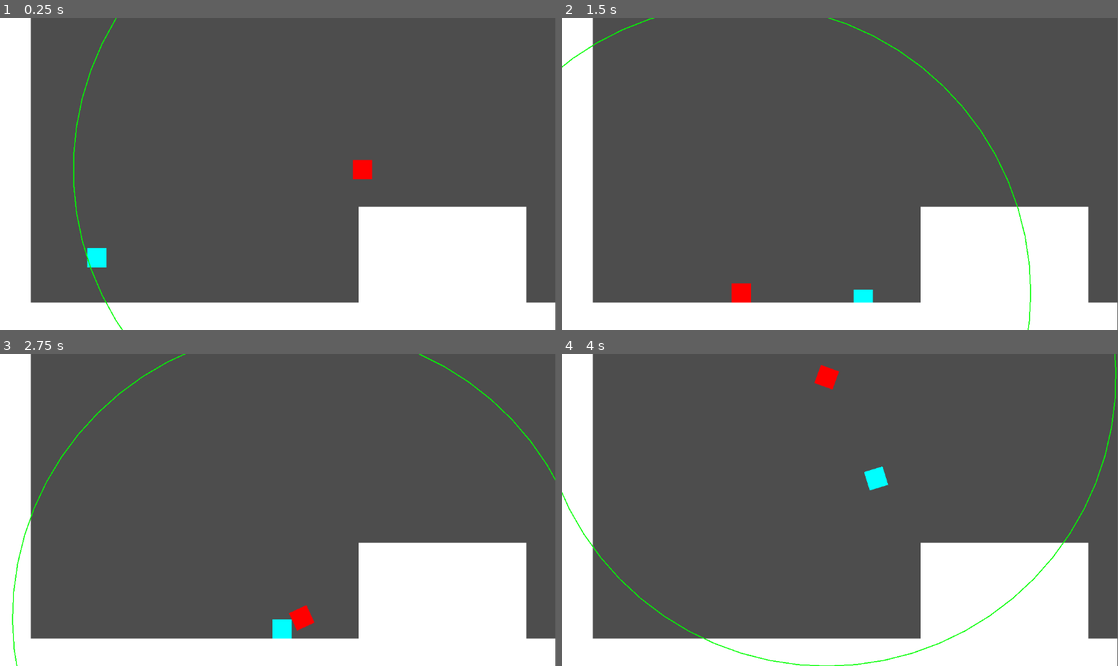
Above: before the commit, frames 1-4 (two rows, left to right).
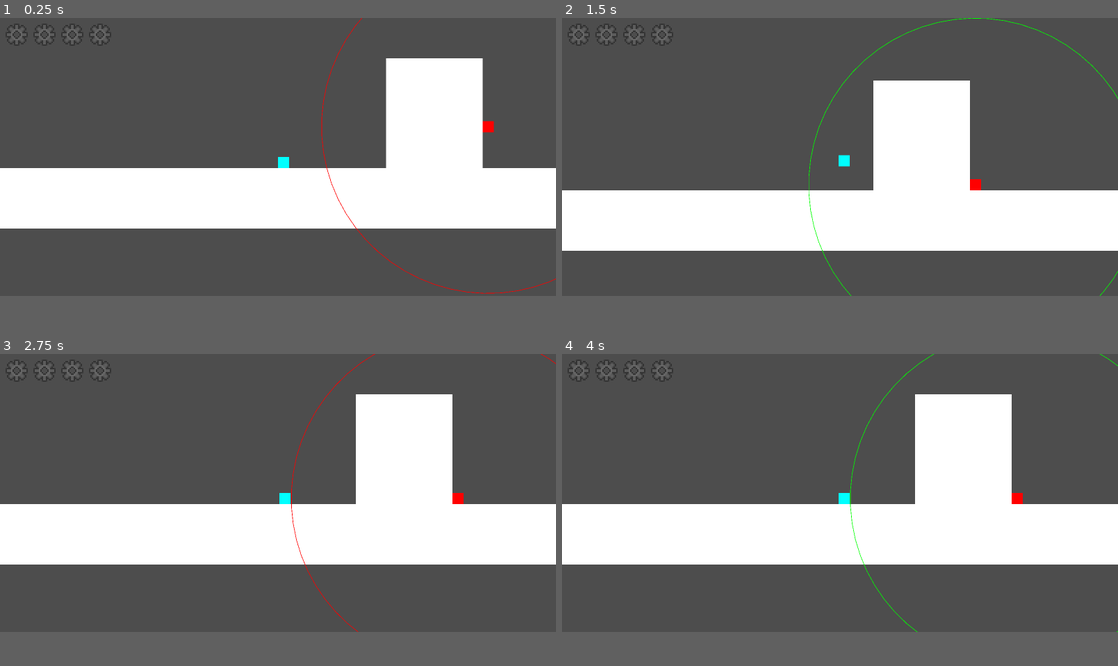
Above: after the commit, the same moments.

Repository: jamjammers/ShibaGodotProjects
Game: Godot game, scene res://mainScene.tscn
Two runs of this game, one before a commit and one after it. Both use one fixed random seed, a clock stepped at 60 frames per second and the inputs below.
Inputs:
- Up to frame 1 (0.25 s): no input
- Up to frame 2 (1.5 s): tap Enter at 0.5 s; hold D (moveRight) 0.53-1.28 s; hold Space (jump) 0.53-1.28 s; tap Shift (dash, bound only after the commit) at 0.6 s; hold A (moveLeft) from 1.28 s (still down); tap Space (jump) at 1.35 s
- Up to frame 3 (2.75 s): tap Space (jump) at 1.52, 1.82 s; tap Shift (dash, bound only after the commit) at 1.55, 2.1 s; release A (moveLeft) at 2.03 s; hold D (moveRight) from 2.03 s (still down); hold Space (jump) from 2.03 s (still down)
- Up to frame 4 (4 s): release Space (jump) at 2.78 s; tap Shift (dash, bound only after the commit) at 2.85 s; tap Space (jump) at 3.02, 3.32 s; release D (moveRight) at 3.53 s; hold A (moveLeft) from 3.53 s (still down); hold Space (jump) from 3.53 s (still down)
In our replay, the window is 799x449 before the commit and 800x400 after it. These sizes can differ from the game's own. Grey fills any space a smaller window leaves; there, only what the larger window draws over its background counts as a difference.

The runs differ from the first frame. In frame 1, 35% of the frame differs, in the area x 0-100%, y 0-100%; in frame 2, 31%; in frame 3, 36%; in frame 4, 36%.

Commit message:
asdf

Diff:
--- a/yeaidk/Test.tscn
+++ /dev/null
@@ -1,10 +0,0 @@
-[gd_scene load_steps=2 format=3 uid="uid://dnnka5th1gldj"]
-
-[ext_resource type="Texture2D" uid="uid://ocqr4kaowgws" path="res://icon.svg" id="1_mtyf4"]
-
-[node name="Node2D" type="Node2D"]
-
-[node name="Sprite2D" type="Sprite2D" parent="."]
-texture = ExtResource("1_mtyf4")
-
-[node name="Node2D" type="Node2D" parent="."]
--- a/yeaidk/assetScenes/enemy.tscn
+++ /dev/null
@@ -1,34 +0,0 @@
-[gd_scene load_steps=4 format=3 uid="uid://ds7n8vkl416e3"]
-
-[ext_resource type="Script" uid="uid://cctdjmtraamx5" path="res://scripts/enemy.gd" id="1_vbccy"]
-
-[sub_resource type="RectangleShape2D" id="RectangleShape2D_7xaro"]
-size = Vector2(40, 40)
-
-[sub_resource type="CircleShape2D" id="CircleShape2D_vbccy"]
-radius = 600.0
-
-[node name="basicEnemy" type="RigidBody2D"]
-physics_interpolation_mode = 1
-collision_layer = 2
-continuous_cd = 2
-script = ExtResource("1_vbccy")
-
-[node name="ColorRect" type="ColorRect" parent="."]
-offset_left = -20.0
-offset_top = -20.0
-offset_right = 20.0
-offset_bottom = 20.0
-color = Color(1, 0, 0, 1)
-
-[node name="physicalCol" type="CollisionShape2D" parent="."]
-shape = SubResource("RectangleShape2D_7xaro")
-
-[node name="triggerArea" type="Area2D" parent="."]
-collision_layer = 2
-
-[node name="triggerCircle" type="CollisionShape2D" parent="triggerArea"]
-shape = SubResource("CircleShape2D_vbccy")
-
-[connection signal="body_entered" from="triggerArea" to="." method="_on_trigger_area_body_entered"]
-[connection signal="body_exited" from="triggerArea" to="." method="_on_trigger_area_body_exited"]
--- /dev/null
+++ b/yeaidk/assets/assetScenes/HUD.tscn
@@ -0,0 +1,41 @@
+[gd_scene load_steps=3 format=3 uid="uid://b0a3eiv08sirm"]
+
+[ext_resource type="Texture2D" uid="uid://v8ci2sqgp4jc" path="res://assets/images/gear_hp.png" id="1_k5de2"]
+[ext_resource type="Script" uid="uid://dsj1numna7nnj" path="res://assets/scripts/hud.gd" id="1_oai8d"]
+
+[node name="HUD" type="CanvasLayer"]
+script = ExtResource("1_oai8d")
+
+[node name="hp" type="Node" parent="."]
+
+[node name="GearHP1" type="TextureRect" parent="hp"]
+offset_left = 20.0
+offset_top = 20.0
+offset_right = 100.0
+offset_bottom = 100.0
+texture = ExtResource("1_k5de2")
+expand_mode = 2
+
+[node name="GearHP2" type="TextureRect" parent="hp"]
+offset_left = 120.0
+offset_top = 20.0
+offset_right = 200.0
+offset_bottom = 100.0
+texture = ExtResource("1_k5de2")
+expand_mode = 2
+
+[node name="GearHP3" type="TextureRect" parent="hp"]
+offset_left = 220.0
+offset_top = 20.0
+offset_right = 300.0
+offset_bottom = 100.0
+texture = ExtResource("1_k5de2")
+expand_mode = 2
+
+[node name="GearHP5" type="TextureRect" parent="hp"]
+offset_left = 320.0
+offset_top = 20.0
+offset_right = 400.0
+offset_bottom = 100.0
+texture = ExtResource("1_k5de2")
+expand_mode = 2
--- a/yeaidk/assetScenes/Player.tscn
+++ b/yeaidk/assets/assetScenes/Player.tscn
@@ -1,6 +1,6 @@
 [gd_scene load_steps=4 format=3 uid="uid://cchnc2wed5tb6"]
 
-[ext_resource type="Script" uid="uid://ccjmheubek61d" path="res://scripts/player.gd" id="1_fksrs"]
+[ext_resource type="Script" uid="uid://ccjmheubek61d" path="res://assets/scripts/player.gd" id="1_fksrs"]
 
 [sub_resource type="PhysicsMaterial" id="PhysicsMaterial_fksrs"]
 friction = 0.0
@@ -9,9 +9,10 @@
 size = Vector2(40, 40)
 
 [node name="Player" type="RigidBody2D"]
-scale = Vector2(1.00164, 0.988798)
+collision_layer = 2
 physics_material_override = SubResource("PhysicsMaterial_fksrs")
 gravity_scale = 3.0
+lock_rotation = true
 contact_monitor = true
 max_contacts_reported = 10
 script = ExtResource("1_fksrs")
@@ -25,5 +26,9 @@
 position = Vector2(20, 20)
 shape = SubResource("RectangleShape2D_0rwas")
 
+[node name="dashTimer" type="Timer" parent="."]
+wait_time = 0.5
+one_shot = true
+
 [connection signal="body_shape_entered" from="." to="." method="_on_body_shape_entered"]
 [connection signal="body_shape_exited" from="." to="." method="_on_body_shape_exited"]
--- /dev/null
+++ b/yeaidk/assets/assetScenes/enemy.tscn
@@ -0,0 +1,45 @@
+[gd_scene load_steps=5 format=3 uid="uid://ds7n8vkl416e3"]
+
+[ext_resource type="Script" uid="uid://cctdjmtraamx5" path="res://assets/scripts/enemy.gd" id="1_vbccy"]
+
+[sub_resource type="RectangleShape2D" id="RectangleShape2D_7xaro"]
+size = Vector2(40, 40)
+
+[sub_resource type="CircleShape2D" id="CircleShape2D_vbccy"]
+radius = 600.0
+
+[sub_resource type="RectangleShape2D" id="RectangleShape2D_vbccy"]
+
+[node name="basicEnemy" type="RigidBody2D"]
+physics_interpolation_mode = 1
+collision_layer = 4
+continuous_cd = 2
+script = ExtResource("1_vbccy")
+
+[node name="ColorRect" type="ColorRect" parent="."]
+offset_left = -20.0
+offset_top = -20.0
+offset_right = 20.0
+offset_bottom = 20.0
+color = Color(1, 0, 0, 1)
+
+[node name="physicalCol" type="CollisionShape2D" parent="."]
+shape = SubResource("RectangleShape2D_7xaro")
+
+[node name="detectionArea" type="Area2D" parent="."]
+collision_layer = 4
+collision_mask = 2
+
+[node name="triggerCircle" type="CollisionShape2D" parent="detectionArea"]
+shape = SubResource("CircleShape2D_vbccy")
+
+[node name="contact" type="Area2D" parent="."]
+collision_layer = 8
+collision_mask = 2
+
+[node name="ContactCol" type="CollisionShape2D" parent="contact" groups=["enemies"]]
+shape = SubResource("RectangleShape2D_vbccy")
+
+[connection signal="body_entered" from="detectionArea" to="." method="_on_detection_body_entered"]
+[connection signal="body_exited" from="detectionArea" to="." method="_on_detection_body_exited"]
+[connection signal="body_entered" from="contact" to="." method="_on_contact_body_entered"]
--- a/yeaidk/assetScenes/platform.tscn
+++ b/yeaidk/assets/assetScenes/platform.tscn
@@ -3,20 +3,20 @@
 [sub_resource type="RectangleShape2D" id="RectangleShape2D_5ajho"]
 size = Vector2(40, 40)
 
-[sub_resource type="SegmentShape2D" id="SegmentShape2D_acfso"]
-a = Vector2(1, 0)
-b = Vector2(-39, 0)
+[sub_resource type="RectangleShape2D" id="RectangleShape2D_acfso"]
+size = Vector2(38, 0)
 
 [node name="Platform" type="StaticBody2D"]
 
 [node name="ColorRect" type="ColorRect" parent="."]
-offset_right = 40.0
-offset_bottom = 40.0
+offset_left = -20.0
+offset_top = -20.0
+offset_right = 20.0
+offset_bottom = 20.0
 
 [node name="Body" type="CollisionShape2D" parent="."]
-position = Vector2(20, 20)
 shape = SubResource("RectangleShape2D_5ajho")
 
 [node name="Top" type="CollisionShape2D" parent="." groups=["groundTop"]]
-position = Vector2(39, 0)
-shape = SubResource("SegmentShape2D_acfso")
+position = Vector2(0, -20)
+shape = SubResource("RectangleShape2D_acfso")
--- /dev/null
+++ b/yeaidk/assets/assetScenes/portal.tscn
@@ -0,0 +1,35 @@
+[gd_scene load_steps=5 format=3 uid="uid://cbr6hcqvt3jkm"]
+
+[ext_resource type="Shader" uid="uid://b0yrya7mspdnu" path="res://assets/textures/portalShaderIDKATP.gdshader" id="1_hxglc"]
+[ext_resource type="Script" uid="uid://bq4srhtii8ust" path="res://assets/scripts/portal.gd" id="1_urc2y"]
+
+[sub_resource type="ShaderMaterial" id="ShaderMaterial_urc2y"]
+shader = ExtResource("1_hxglc")
+shader_parameter/start_color = Color(1, 0, 0.9333334, 1)
+shader_parameter/end_color = Color(0, 0, 0, 0)
+shader_parameter/vertical = false
+
+[sub_resource type="RectangleShape2D" id="RectangleShape2D_v4f56"]
+size = Vector2(10, 70)
+
+[node name="portal" type="Node2D"]
+script = ExtResource("1_urc2y")
+
+[node name="ColorRect" type="ColorRect" parent="."]
+material = SubResource("ShaderMaterial_urc2y")
+anchors_preset = 4
+anchor_top = 0.5
+anchor_bottom = 0.5
+offset_top = -35.0
+offset_right = 40.0
+offset_bottom = 35.0
+grow_vertical = 2
+
+[node name="Area2D" type="Area2D" parent="."]
+
+[node name="CollisionShape2D" type="CollisionShape2D" parent="Area2D"]
+visible = false
+position = Vector2(5, 0)
+shape = SubResource("RectangleShape2D_v4f56")
+
+[connection signal="body_entered" from="Area2D" to="." method="_on_area_2d_body_entered"]
--- /dev/null
+++ b/yeaidk/assets/levels/stage1.tscn
@@ -0,0 +1,22 @@
+[gd_scene load_steps=3 format=3 uid="uid://bqvvy0mhyqkdi"]
+
+[ext_resource type="PackedScene" uid="uid://cbr6hcqvt3jkm" path="res://assets/assetScenes/portal.tscn" id="1_oskjv"]
+[ext_resource type="PackedScene" uid="uid://b5og601fwewkl" path="res://assets/assetScenes/platform.tscn" id="2_ygxl0"]
+
+[node name="Node2D" type="Node2D"]
+
+[node name="ReferenceRect" type="ReferenceRect" parent="."]
+offset_right = 600.0
+offset_bottom = 600.0
+border_width = 2.0
+
+[node name="leftPortal" parent="." instance=ExtResource("1_oskjv")]
+position = Vector2(0, 525)
+
+[node name="Platform" parent="." instance=ExtResource("2_ygxl0")]
+position = Vector2(300, 580)
+scale = Vector2(15, 1)
+
+[node name="rightPortal" parent="." instance=ExtResource("1_oskjv")]
+position = Vector2(600, 525)
+rotation = 3.1415927
--- /dev/null
+++ b/yeaidk/assets/scripts/camSC.gd
@@ -0,0 +1,15 @@
+extends Camera2D
+
+@export var target: RigidBody2D;
+
+var r = 0.5
+var mult = 100
+@warning_ignore("unused_parameter")
+func _process(delta: float) -> void:
+	var targetPos := target.position
+
+	var val = 1-pow(r,delta*mult)
+
+	position.x = val*targetPos.x+(1-val)*position.x
+
+	position.y = val*targetPos.y+(1-val)*position.y
--- /dev/null
+++ b/yeaidk/assets/scripts/color_rect.gd
@@ -0,0 +1 @@
+extends ColorRect
--- a/yeaidk/scripts/enemy.gd
+++ b/yeaidk/assets/scripts/enemy.gd
@@ -2,6 +2,9 @@
 var active := false
 var target: Node2D = null;
 var timer : float = 0.0;
+
+signal hit
+
 func _physics_process(delta):
 	timer -= delta
 	if(active and timer <0):
@@ -10,7 +13,7 @@
 
 func _draw():
 	draw_arc(Vector2.ZERO,
-		$triggerArea/triggerCircle.shape.radius,
+		$detectionArea/triggerCircle.shape.radius,
 		0, TAU, 64,
 		Color.GREEN if active else Color.RED,
 		2.0)
@@ -22,8 +25,7 @@
 	else:
 		apply_central_impulse(Vector2(-500,-300));
 
-
-func _on_trigger_area_body_entered(body: Node2D) -> void:
+func _on_detection_body_entered(body: Node2D) -> void:
 	print(body.name+ " found")
 	if body.name == "Player":
 		active = true
@@ -32,10 +34,7 @@
 
 		queue_redraw()
 
-
-
-
-func _on_trigger_area_body_exited(body: Node2D) -> void:
+func _on_detection_body_exited(body: Node2D) -> void:
 	print(body.name+" lose")
 
 	if body.name == "Player":
@@ -43,3 +42,10 @@
 		target = null
 
 		queue_redraw()
+
+
+func _on_contact_body_entered(body: Node2D) -> void:
+	if( body.name == "Player"):
+		body.hit()
+
+	pass # Replace with function body.
--- /dev/null
+++ b/yeaidk/assets/scripts/hud.gd
@@ -0,0 +1,12 @@
+extends CanvasLayer
+
+var gears: Array[TextureRect] = []
+
+func _ready() -> void:
+	gears.append_array($hp.get_children());
+
+func _on_player_hurt(hp: int) -> void:
+	for i in range(0,hp):
+		gears[i].show()
+	for i in range(hp, len(gears)):
+		gears[i].hide()
--- a/yeaidk/scripts/player.gd
+++ b/yeaidk/assets/scripts/player.gd
@@ -1,4 +1,6 @@
 extends RigidBody2D
+
+signal hurt(hp:int)
 
 @export var speed = 600.0
 @export var acceleration = 6000.0
@@ -6,38 +8,85 @@
 
 var airborne := false
 var jumping := false
-func _process(_delta: float) -> void:
 
+var hp :=5
+
+var universalTimer := 0.0 # universal delta stuff
+
+
+var abilities:= {"dash":true};
+var dashed := false #can only dash once per airborne state
+var facing : int;
+
+func _process(delta: float) -> void:
+	universalTimer += delta
 	#jump initial
+	jump()
+
+	dash()
+
+func _physics_process(delta):
+	#jumpy floaty
+	jumpCont()
+
+	horizMovement(delta)
+
+
+
+# main boost of jump + logic
+func jump():
 	if Input.is_action_just_pressed("jump") and (not airborne):
 		apply_central_impulse(Vector2(0, -1000))
 		jumping = true
 
-func _physics_process(delta):
+func dash():
+	if(!abilities.dash):
+		return
+	if !$dashTimer.is_stopped():
+		return
+	if !Input.is_action_just_pressed("dash"):
+		return
+	if airborne:
+		dashed = true
+	linear_velocity.y = -200;
 
-	#jumpy floaty
+	apply_central_impulse(Vector2(1700 * facing,0))
+	$dashTimer.start();
+
+# continuation of the jump + logic
+func jumpCont():
 	if !Input.is_action_pressed("jump") or linear_velocity.y > 0:
 		jumping = false
 	elif jumping:
 		apply_central_force(Vector2(0, -1000))
+
+# horizontal movement + logic
+func horizMovement(delta):
 	var input_dir = Input.get_axis("moveLeft", "moveRight")
-
 	if input_dir != 0:
 		# Accelerate toward target speed
+		facing = int(input_dir/abs(input_dir));
 		linear_velocity.x = move_toward(linear_velocity.x, input_dir * speed, acceleration * delta)
 	else:
 		# Friction when no input
 		linear_velocity.x = move_toward(linear_velocity.x, 0, friction * delta)
 
+@warning_ignore("unused_parameter")
+func _on_body_shape_entered(body_rid: RID, body: Node, body_shape_index: int, local_shape_index: int) -> void:
+	var shape_owner : Node = body.shape_owner_get_owner(body.shape_find_owner(body_shape_index))
 
-
-func _on_body_shape_entered(body_rid: RID, body: Node, body_shape_index: int, local_shape_index: int) -> void:
-	var shape_owner :Node = body.shape_owner_get_owner(body.shape_find_owner(body_shape_index))
 	if(shape_owner.is_in_group("groundTop")):
 		#print(" grounded")
 		airborne = false
 
 
+func hit():
+	hp-=1
+	hurt.emit(hp)
+	print(hp)
+
+
+@warning_ignore("unused_parameter")
 func _on_body_shape_exited(body_rid: RID, body: Node, body_shape_index: int, local_shape_index: int) -> void:
 	var shape_owner :Node = body.shape_owner_get_owner(body.shape_find_owner(body_shape_index))
 	if(shape_owner.is_in_group("groundTop")):
--- /dev/null
+++ b/yeaidk/assets/scripts/portal.gd
@@ -0,0 +1,17 @@
+extends Node2D
+
+signal triggerArea(new, direction)
+
+@export var triggered := false
+
+@export var direction : portalDirection = portalDirection.LEFT;
+
+func _on_area_2d_body_entered(body: Node2D) -> void:
+	if body.name == "Player":
+		triggerArea.emit(triggered, direction)
+		triggered = true;
+	pass # Replace with function body.
+
+enum portalDirection{
+	LEFT, RIGHT, UP, DOWN
+}
--- a/yeaidk/mainScene.tscn
+++ b/yeaidk/mainScene.tscn
@@ -1,8 +1,11 @@
-[gd_scene load_steps=4 format=3 uid="uid://bdmj1sekwkwdr"]
+[gd_scene load_steps=7 format=3 uid="uid://bdmj1sekwkwdr"]
 
-[ext_resource type="PackedScene" uid="uid://b5og601fwewkl" path="res://assetScenes/platform.tscn" id="1_iwpey"]
-[ext_resource type="PackedScene" uid="uid://cchnc2wed5tb6" path="res://assetScenes/Player.tscn" id="2_g4qto"]
-[ext_resource type="PackedScene" uid="uid://ds7n8vkl416e3" path="res://assetScenes/enemy.tscn" id="3_hr5et"]
+[ext_resource type="PackedScene" uid="uid://b5og601fwewkl" path="res://assets/assetScenes/platform.tscn" id="1_iwpey"]
+[ext_resource type="PackedScene" uid="uid://cchnc2wed5tb6" path="res://assets/assetScenes/Player.tscn" id="2_g4qto"]
+[ext_resource type="PackedScene" uid="uid://ds7n8vkl416e3" path="res://assets/assetScenes/enemy.tscn" id="3_hr5et"]
+[ext_resource type="Script" uid="uid://c5gfppe15rdlu" path="res://assets/scripts/camSC.gd" id="4_6mfv6"]
+[ext_resource type="PackedScene" uid="uid://b0a3eiv08sirm" path="res://assets/assetScenes/HUD.tscn" id="4_61od6"]
+[ext_resource type="PackedScene" uid="uid://cbr6hcqvt3jkm" path="res://assets/assetScenes/portal.tscn" id="6_2qqqv"]
 
 [node name="Scene" type="Node"]
 
@@ -13,15 +16,26 @@
 [node name="Player" parent="." instance=ExtResource("2_g4qto")]
 position = Vector2(-395, 69)
 
-[node name="Camera2D" type="Camera2D" parent="."]
-
 [node name="Platform2" parent="." instance=ExtResource("1_iwpey")]
 position = Vector2(-1300, 267)
 scale = Vector2(113.116, 5.43897)
 
 [node name="Platform3" parent="." instance=ExtResource("1_iwpey")]
-position = Vector2(-3758, -8758)
+position = Vector2(-3872, -7620)
 scale = Vector2(81.1517, 232.426)
 
 [node name="basicEnemy" parent="." instance=ExtResource("3_hr5et")]
-position = Vector2(234, -3)
+position = Vector2(235, -19)
+
+[node name="Camera2D" type="Camera2D" parent="." node_paths=PackedStringArray("target")]
+position = Vector2(-0.6470032, -0.78170013)
+scale = Vector2(0.998363, 1.01133)
+script = ExtResource("4_6mfv6")
+target = NodePath("../Player")
+
+[node name="HUD" parent="Camera2D" instance=ExtResource("4_61od6")]
+
+[node name="portal" parent="." instance=ExtResource("6_2qqqv")]
+position = Vector2(-626, 233)
+
+[connection signal="hurt" from="Player" to="Camera2D/HUD" method="_on_player_hurt"]
--- a/yeaidk/project.godot
+++ b/yeaidk/project.godot
@@ -12,8 +12,13 @@
 
 config/name="yeaIdk"
 run/main_scene="uid://bdmj1sekwkwdr"
-config/features=PackedStringArray("4.4", "Forward Plus")
+config/features=PackedStringArray("4.5", "Forward Plus")
 config/icon="res://icon.svg"
+
+[display]
+
+window/size/viewport_width=2000
+window/size/viewport_height=1000
 
 [dotnet]
 
@@ -26,6 +31,7 @@
 [global_group]
 
 groundTop="groundTop"
+enemies="bad guys"
 
 [input]
 
@@ -44,3 +50,15 @@
 "events": [Object(InputEventKey,"resource_local_to_scene":false,"resource_name":"","device":-1,"window_id":0,"alt_press …(191 unchanged characters)…
 ]
 }
+dash={
+"deadzone": 0.2,
+"events": [Object(InputEventKey,"resource_local_to_scene":false,"resource_name":"","device":-1,"window_id":0,"alt_pressed":false,"shift_pressed":false,"ctrl_pressed":false,"meta_pressed":false,"pressed":false,"keycode":0,"physical_keycode":4194325,"key_label":0,"unicode":0,"location":0,"echo":false,"script":null)
+]
+}
+
+[layer_names]
+
+2d_physics/layer_1="ground"
+2d_physics/layer_2="player"
+2d_physics/layer_3="enemy_detection"
+2d_physics/layer_4="enemy_collision"
--- a/yeaidk/scripts/collider.gd
+++ /dev/null
@@ -1,5 +0,0 @@
-extends Area2D
-
-func _ready() -> void:
-	add_to_group("groundTop")
-	get_child(0).add_to_group("groundTop")
Binary file added: yeaidk/assets/images/Stage1Preview.png
Not shown, added: yeaidk/assets/images/Stage1Preview.png.import
Binary file added: yeaidk/assets/images/gear_hp.png
Not shown, added: yeaidk/assets/images/gear_hp.png.import
Binary file added: yeaidk/assets/images/godotwaka.png
Not shown, added: yeaidk/assets/images/godotwaka.png.import
Binary file added: yeaidk/assets/images/godotwaka2.png
Not shown, added: yeaidk/assets/images/godotwaka2.png.import
Binary file added: yeaidk/assets/images/icon.jpg
Not shown, added: yeaidk/assets/images/icon.jpg.import
Not shown, added: yeaidk/assets/scripts/camSC.gd.uid
Not shown, added: yeaidk/assets/scripts/color_rect.gd.uid
(and 5 more such lines)
